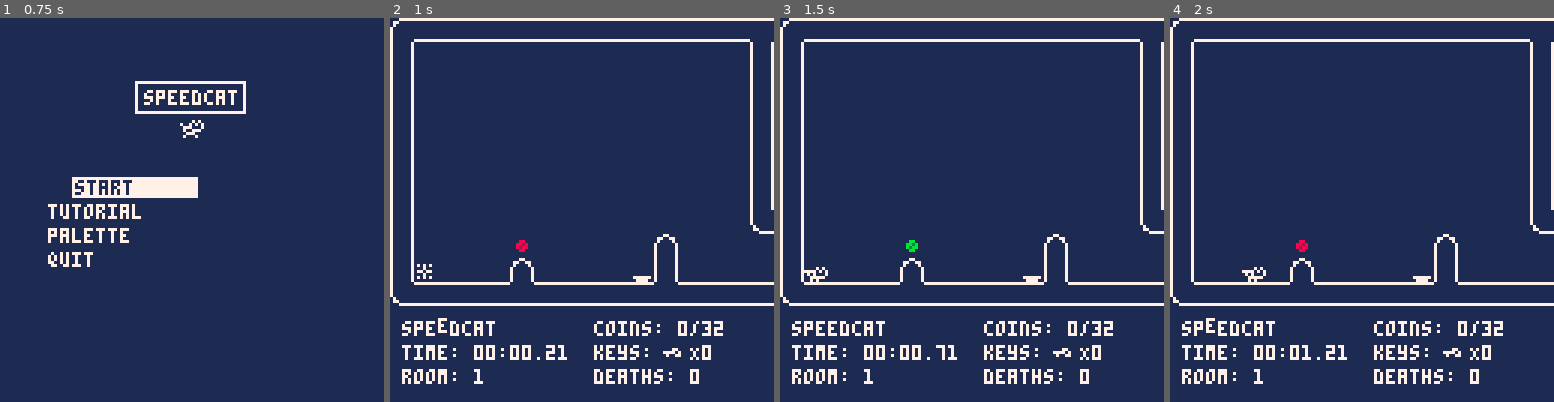
Above: before the commit, frames 1-4 (left to right).
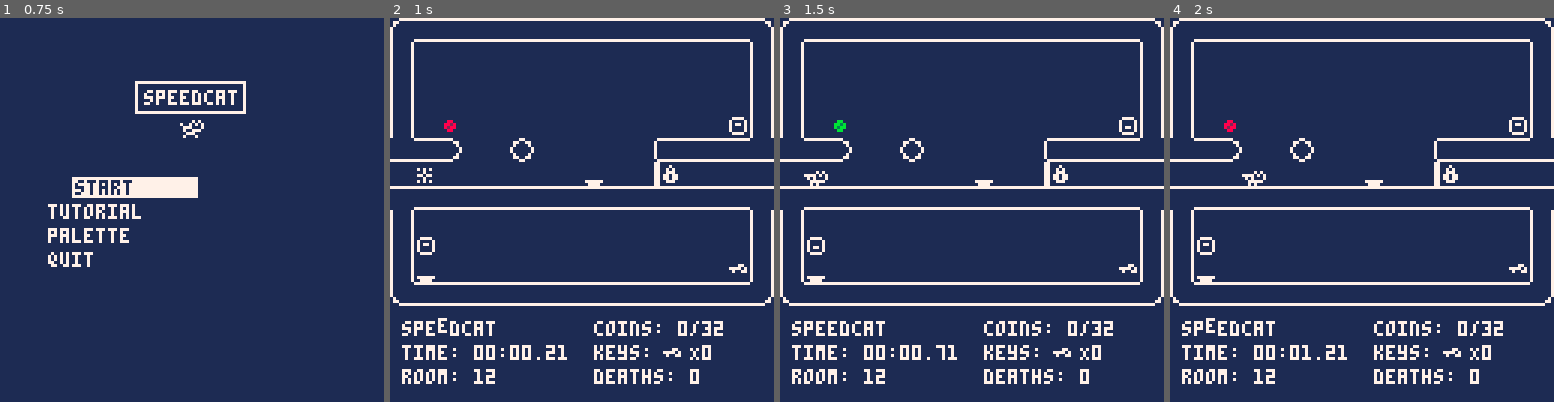
Above: after the commit, the same moments.

Repository: fletchmakes/speedcat
Game: PICO-8 cartridge speedcat.p8
Same seed, same stepped clock (60 frames per second), same inputs: the game is played once before the commit and once after it.
Inputs:
- Up to frame 1 (0.75 s): tap X (X key) at 0.33 s; tap O (Z key) at 0.7 s
- Up to frame 2 (1 s): no input
- Up to frame 3 (1.5 s): tap X (X key) at 1.07 s
- Up to frame 4 (2 s): hold Right from 1.6 s (still down); tap O (Z key) at 1.7 s; tap X (X key) at 1.85 s

Frame 1 is identical in both runs. In frame 2, 4.7% of the frame differs, in the area x 0-100%, y 0-96%; in frame 3, 4.7%; in frame 4, 4.8%.

Commit message:
push to work on laptop

Diff:
--- a/speedcat.p8
+++ b/speedcat.p8
@@ -1,5 +1,5 @@
 pico-8 cartridge // http://www.pico-8.com
-version 29
+version 33
 __lua__
 -- speedcat
 -- game by fletch
@@ -159,18 +159,17 @@
         end
 
         -- collisions
-        local newx = this.pos.x + this.dx
-        local newy = this.pos.y + this.dy
-
         this.on_ground = false
         this.can_move = true
 
+        local newx = this.pos.x + this.dx
         local xcol = collide(this, newx+this.box.x, this.pos.y+this.box.y, this.box.w, this.box.h, true)
         if (xcol ~= nil) then handle_collision(this, xcol, true) end
         if (this.can_move) then this.pos.x = this.pos.x + this.dx end
 
         this.can_move = true
 
+        local newy = this.pos.y + this.dy
         local ycol = collide(this, this.pos.x+this.box.x, newy+this.box.y, this.box.w, this.box.h, false)
         if (ycol ~= nil) then handle_collision(this, ycol, false) end
         if (this.can_move) then this.pos.y = this.pos.y + this.dy end
@@ -342,6 +341,15 @@
         end
     end
 
+    cat.handle_teleporter = function(this, teleporter, horiz)
+        if (teleporter.active) then
+            this.can_move = false
+            teleporter.use(teleporter)
+            this.pos.x = teleporter.connected_to.pos.x
+            this.pos.y = teleporter.connected_to.pos.y
+        end
+    end
+
     return cat
 end
 
@@ -499,6 +507,55 @@
     respawn.type = 'respawn'
 
     return respawn
+end
+
+function new_teleporter(x, y)
+    local teleporter = {}
+    -- movement
+    teleporter.pos = { x=x, y=y }
+    teleporter.box = { x=0, y=0, w=8, h=8 }
+    -- animation
+    teleporter.spritenum = 37
+    teleporter.spritebase = 37
+    teleporter.frames = 4
+    -- collisions
+    teleporter.collideable = true
+    teleporter.type = 'teleporter'
+    -- don't allow multiple teleports without first waiting
+    teleporter.active = true
+    teleporter.wait_frames = 2
+    teleporter.frame = 0
+    -- where is our destination?
+    teleporter.connected_to = nil
+
+    teleporter.update = function(this)
+        if (double_tick) and (this.frame > 0) then
+            this.frame = this.frame - 1
+        elseif (double_tick) and (not this.active) then
+            this.spritenum = this.spritebase
+            this.active = true
+        end
+
+        if (this.active) then
+            if (tick) then animate(this) end
+        else
+            this.spritenum = 41
+        end
+    end
+
+    teleporter.use = function(this)
+        if (this.active) then
+            this.active = false
+            this.frame = this.wait_frames
+            this.connected_to.use(this.connected_to)
+        end
+    end
+
+    teleporter.draw = function(this)
+        spr(this.spritenum, this.pos.x, this.pos.y)
+    end
+
+    return teleporter
 end
 
 -->8
@@ -1166,13 +1223,17 @@
             if ( (xdist < xwidths) and (ydist < ywidths) ) then
                 if (horiz) then
                     if (closest == nil) or (closest.xdist > xdist) then
-                        closest = o
-                        closest.xdist = xdist
+                        if (o.type ~= 'teleporter') or (o.active) then
+                            closest = o
+                            closest.xdist = xdist
+                        end
                     end
                 else
                     if (closest == nil) or (closest.ydist > ydist) then
-                        closest = o
-                        closest.ydist = ydist
+                        if (o.type ~= 'teleporter') or (o.active) then
+                            closest = o
+                            closest.ydist = ydist
+                        end
                     end
                 end
             end
@@ -1241,6 +1302,7 @@
     local row = flr(num / 8) * 16
     local switch = nil
     local switchable = {}
+    local teleporter = nil
     local room_objects = {}
     for cell_x = col,col+15 do
         for cell_y = row,row+15 do
@@ -1274,6 +1336,14 @@
                 obj = new_door(pos.x, pos.y, cell)
             elseif (cell == 48) then -- crate
                 obj = new_crate(pos.x, pos.y)
+            elseif (cell == 37) then -- teleporter
+                obj = new_teleporter(pos.x, pos.y)
+                if (teleporter == nil) then
+                    teleporter = obj
+                else
+                    obj.connected_to = teleporter
+                    teleporter.connected_to = obj
+                end
             elseif (cell ~= empty_cell) then -- block
                 obj = new_block(pos.x, pos.y, cell)
             end
@@ -1294,7 +1364,7 @@
 function init_first_room()
     delete_all_objects(nil)
 
-    room_num = 0 -- change this to set the first spawn room
+    room_num = 11 -- change this to set the first spawn room
 
     for o in all(room_states[room_num + 1]) do
         add(objects, o)
@@ -1454,12 +1524,12 @@
 00777000007777700000000000000000700007000000000007070700070707000000000000000000000000000000000000000000000000000000000000000000
 07000700007070000000000000000000077770000000000000000000700700707007007000000000000000000000000000000000000000000000000000000000
 00000000007000707000700777700000000007770000000000000000000000000000000000000000000000000000000000000000000000000000000000000000
-00777700007000707000700700777700007777000000000000000000000000000000000000000000000000000000000000000000000000000000000000000000
-00777700077007707707770700007777777700000000000000000000000000000000000000000000000000000000000000000000000000000000000000000000
-00777700077707770707070700777000000777000000000000000000000000000000000000000000000000000000000000000000000000000000000000000000
-00700000070707070777077777700000000007770000000000000000000000000000000000000000000000000000000000000000000000000000000000000000
-00700000770777070770077000777700007777000000000000000000000000000000000000000000000000000000000000000000000000000000000000000000
-00700000700070070070007000007777777700000000000000000000000000000000000000000000000000000000000000000000000000000000000000000000
+00777700007000707000700700777700007777000077770000777700007777000077770000777700000000000000000000000000000000000000000000000000
+00777700077007707707770700007777777700000700007007000070070000700700007007000070000000000000000000000000000000000000000000000000
+00777700077707770707070700777000000777000707707007007070070000700707007007000070000000000000000000000000000000000000000000000000
+00700000070707070777077777700000000007770700007007007070070770700707007007000070000000000000000000000000000000000000000000000000
+00700000770777070770077000777700007777000700007007000070070000700700007007000070000000000000000000000000000000000000000000000000
+00700000700070070070007000007777777700000077770000777700007777000077770000777700000000000000000000000000000000000000000000000000
 00000000700070070070007077777000000777770000000000000000000000000000000000000000000000000000000000000000000000000000000000000000
 77777777070707070777777000000000770000000000007700777700000000000000000000000000000000000000000000000000000000000000000000000000
 77000007700000007000000700000000770007000070007707000070077777000000006000000000000000000000000000000000000000000000000000000000
@@ -1577,14 +1647,14 @@
 4054545454545454545454545454544240545454545454545454545454545442640060545454545454545454545454424054545454545454545454545454544240545454545454545454545454545442405454545454545454545454545454424054545454545454545454545454544240545454545454545454545454545442
 6400300030000000000000000000006464360000000000000000000000000064640000000000000000000000000024646400000000000000000000000000006464000000000000000000000000000064640000000000000000000000000000646400000000000000000000000000006464000000000000000000000000000064
 6400320032000000000000000000006062000000000000000000000000000064642000000000000000000000000024646400000000000000000000000000006464000000000000000000000000000064640000000000000000000000000000646400000000000000000000000000006464000000000000000000000000000064
-6400000000000000000000000000002000000000000000000000000066545452004142000053000053000053000024646400000000000000000000000000006464000000000000000000000000000064640000000000000000000000000000646400000000000000000000000000006464000000000000000000000000000064
-6401000000000000000000000000004041440000010000000000000032000064484852212164212164212164000024646400000000000000000000000000006464000000000000000000000000000064640000000000000000000000000000646400000000000000000000000000006464000000000000000000000000000064
-5042000000000000000043440000006464000000656500000000000032003364484800545461545461545456000024556100000000000000000000000000006464000000000000000000000000000064640000000000000000000000000000646400000000000000000000000000006464000000000000000000000000000064
-5052212121214042000000000007006464000000000000000032320043545452484852000000000000000000000000000000000000000000000000000000006464000000000000000000000000000064640000000000000000000000000000646400000000000000000000000000006464000000000000000000000000000064
-5061545454546156000000004341415264000000000000313100000000000060616152000000000000000000435454414100000000000000000000000000006464000000000000000000000000000064640000000000000000000000000000646400000000000000000000000000006464000000000000000000000000000064
+6400000000000000000000000000002000000000000000000000000066545452504142000053000053000053000024646400000000000000000000000000006464000000000000000000000000000064640000000000000000000000000000646400000000000000000000000000006464000000000000000000000000000064
+6401000000000000000000000000004041440000010000000000000032000064504852212164212164212164000024646400010000000000000000000000256464000000000000000000000000000064640000000000000000000000000000646400000000000000000000000000006464000000000000000000000000000064
+5042000000000000000043440000006464000000434400000000000032003364504800545461545461545456000024556154440000510000000000665454546162000000000000000000000000000064640000000000000000000000000000646400000000000000000000000000006464000000000000000000000000000064
+5052212121214042000000000007006464000000000000000032320043545452504852000000000000000000000000000020000000000000070000340000000000000000000000000000000000000064640000000000000000000000000000646400000000000000000000000000006464000000000000000000000000000064
+5061545454546156000000004341415264000000000000313100000000000060616152000000000000000000435454414154545454545454545454545454544142000000000000000000000000000064640000000000000000000000000000646400000000000000000000000000006464000000000000000000000000000064
 6400002200000022000000000050615264000000003232000000000000000020000063000000000000005100320000646400000000000000000000000000006464000000000000000000000000000064640000000000000000000000000000646400000000000000000000000000006464000000000000000000000000000064
-6405000000000000000007000057006464000031310000000000000000004041420030000000000051000000320000646400000000000000000000000000006464000000000000000000000000000064640000000000000000000000000000646400000000000000000000000000006464000000000000000000000000000064
-5041414142004041414146000034006464070000000000000000000000400052640545414146000000000000320001646400000000000000000000000000006464000000000000000000000000000064640000000000000000000000000000646400000000000000000000000000006464000000000000000000000000000064
+6405000000000000000007000057006464000031310000000000000000004041420030000000000051000000320000646425000000000000000000000000006464000000000000000000000000000064640000000000000000000000000000646400000000000000000000000000006464000000000000000000000000000064
+5041414142004041414146000034006464070000000000000000000000400052640545414146000000000000320001646407000000000000000000000000336464000000000000000000000000000064640000000000000000000000000000646400000000000000000000000000006464000000000000000000000000000064
 6061616156215561616161545467006460545454545454545454545454616162605461616161545454545454545454626054545454545454545454545454546260545454545454545454545454545462605454545454545454545454545454626054545454545454545454545454546260545454545454545454545454545462
 
 
Not shown, changed: .gitignore
Not shown, added: level-layout.aseprite
Not shown, added: teleport-proto.aseprite
